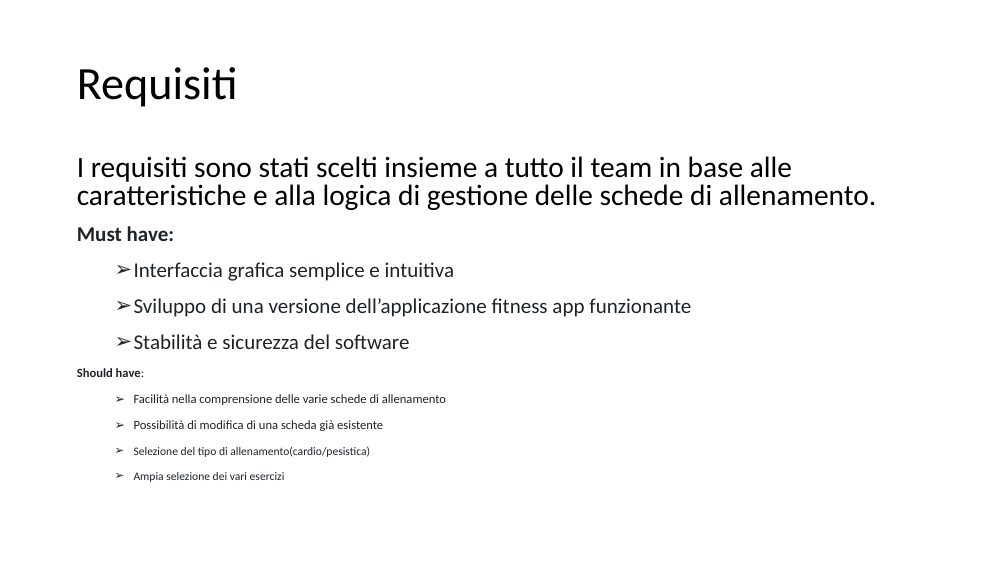
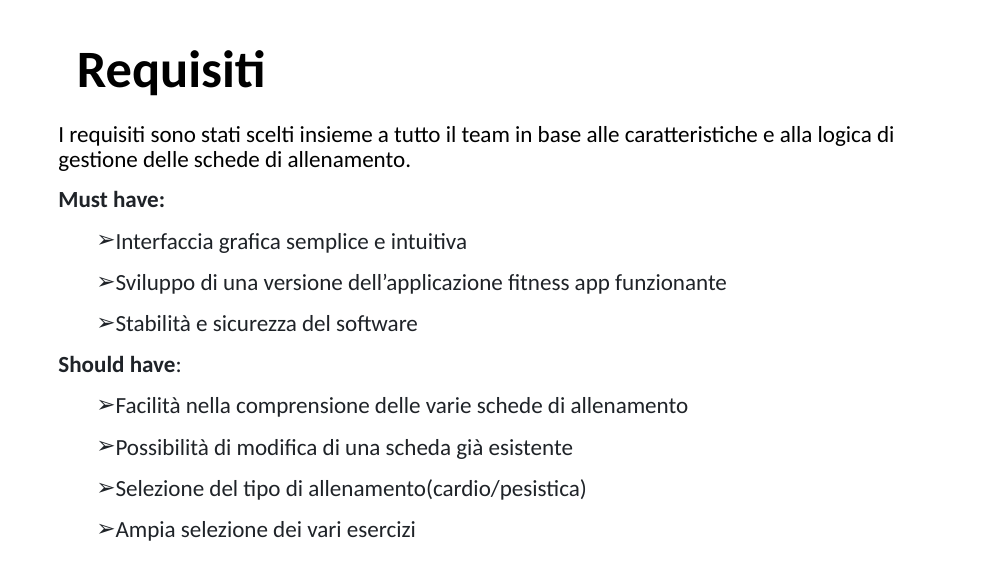
Before and after one commit to rberto4/fitnessapp_ingsw, a slide deck: slide 8 of docs/FITNESS APP (1).pptx. Drawn at 1008x567 pixels with LibreOffice and Linux fonts; fonts in the diff are those of the drawing. Boxes give left, top, right and bottom in pixels: in the first picture for what was removed or moved away, otherwise in the second. Text is boxed around its words. In the diff, an @@ line names an element or a change of style, - is before the commit and + after.

```diff
--- a/docs/FITNESS APP (1).pptx
+++ b/docs/FITNESS APP (1).pptx
@@ title "Requisiti" at <box>77,50,266,96</box>: size 44 to 50 pt, bold on @@
@@ text "I requisiti sono stati scelti ...": place and size @@
-text "I requisiti sono stati scelti ..." at <box>77,156,876,482</box>
+text "I requisiti sono stati scelti ..." at <box>58,126,894,541</box>
@@ text "I requisiti sono stati scelti ..." at <box>58,126,894,541</box>: size 28 to 22 pt in "I requisiti sono stati scelti insieme a ..."; size 20 to 22 pt in "Must have:", "Interfaccia grafica semplice e intuitiva", "Sviluppo di una versione dell’applicazione fitness app ...", "Stabilità e sicurezza del software"; size 12 to 22 pt in "Should have:", "Facilità nella comprensione delle varie schede di ...", "Possibilità di modifica di una scheda già ..."; size 11 to 22 pt in "Selezione del tipo di allenamento(cardio/pesistica)", "Ampia selezione dei vari esercizi"; line spacing 0.8 to 0.9; line spacing 0.97 to 1.07 @@
```
Also in this commit, not shown: 17 other slides changed.
